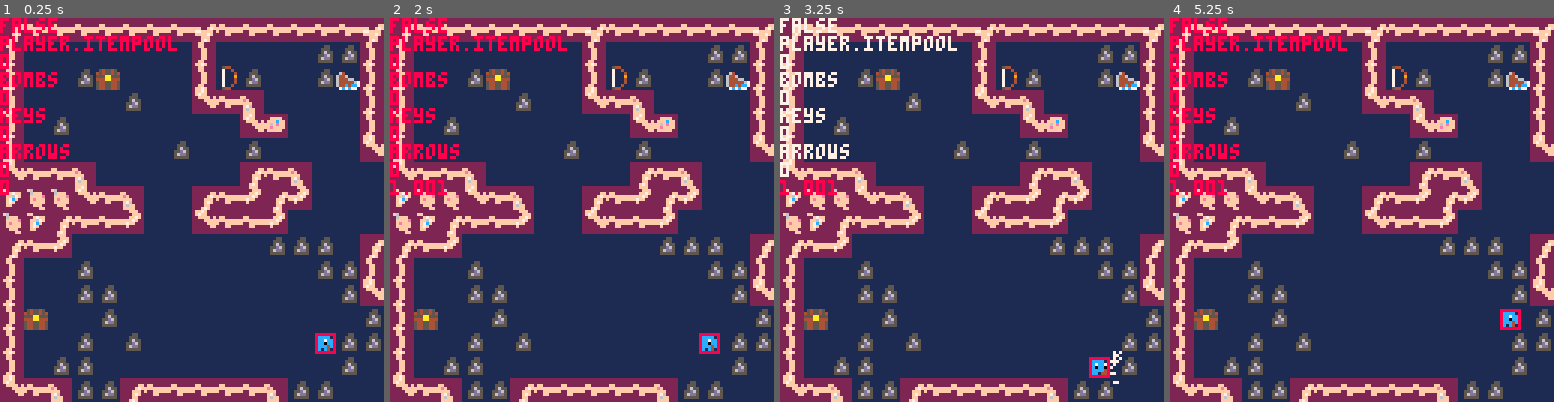
Above: before the commit, frames 1-4 (left to right).
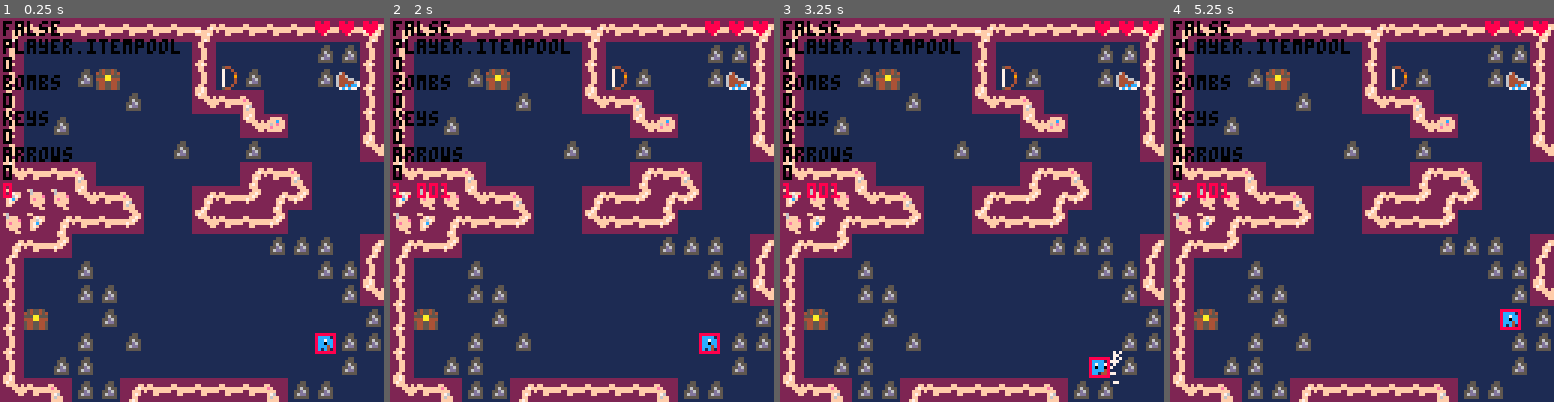
Above: after the commit, the same moments.

Repository: s-france/pico8GameS
Game: PICO-8 cartridge squid.p8
Two runs of this game, one before a commit and one after it. Both use one fixed random seed, a clock stepped at 60 frames per second and the inputs below.
Inputs:
- Up to frame 1 (0.25 s): no input
- Up to frame 2 (2 s): tap O (Z key) at 0.33, 0.7, 1.43 s; tap X (X key) at 1.07 s; hold Left from 1.97 s (still down)
- Up to frame 3 (3.25 s): tap X (X key) every 0.33 s from 2.07 to 3.07 s; tap O (Z key) at 2.22, 3.1 s; release Left at 2.37 s; hold Down 2.42-2.82 s; hold Right from 2.87 s (still down)
- Up to frame 4 (5.25 s): tap X (X key) every 0.33 s from 3.4 to 5.07 s; release Right at 3.53 s; hold Up 3.58-4.08 s; tap O (Z key) at 3.98, 4.87 s; hold Right 4.13-4.53 s; hold Down 4.58-5.08 s; hold Left from 5.13 s (still down)

The runs differ from the first frame. In frame 1, 4.7% of the frame differs, in the area x 0-99%, y 0-47%; in frame 2, 5.0%; in frame 3, 5.0%; in frame 4, 5.0%.

Commit message:
Update squid.p8

Diff:
--- a/squid.p8
+++ b/squid.p8
@@ -81,11 +81,11 @@
 	//draw_npc(npc2)
 
 	foreach(particles, draw_particle)
-
+	print("♥♥♥",13*8,1,8)
 	// debug menu setup for
 	// debugging info within game
-// debug:
-	print(player.diag)
+	// debug:
+	print(player.diag,1, 1, 0)
 	--[[print("x: ")
 	print(player.mapposx)
 	print("y: ")
